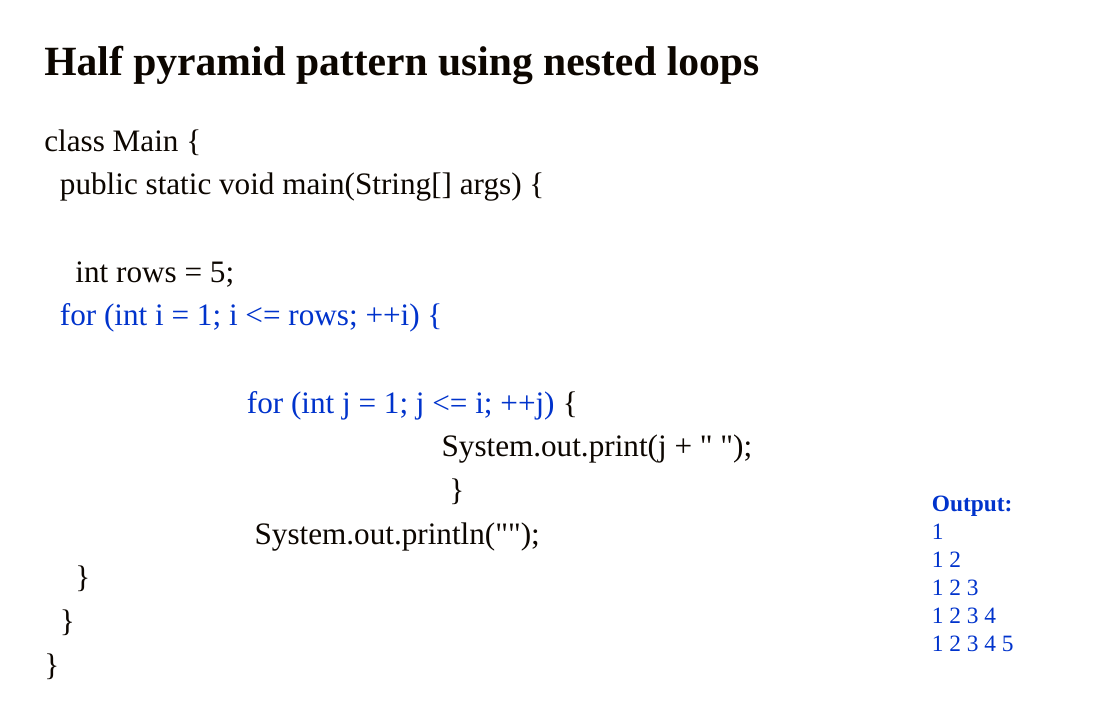
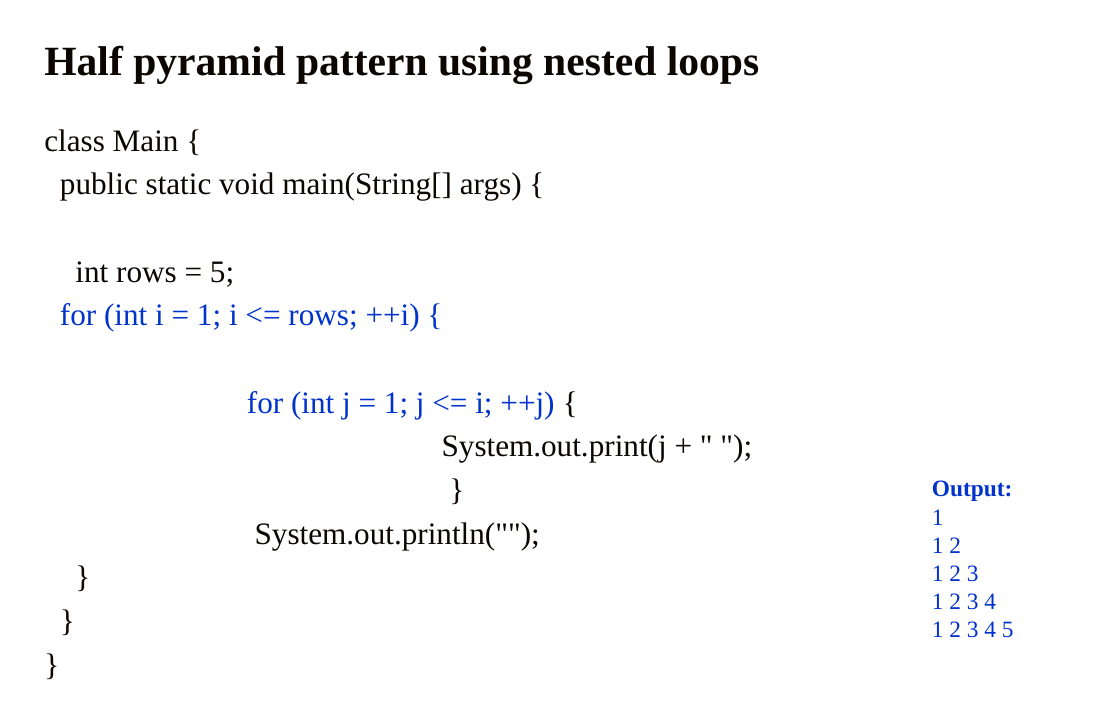
Before and after one commit to sandeepsomavarapu/Java_Fullstack_02_Nov_2023, a slide deck: slide 37 of 4 Condtional statements.pptx. Drawn at 1120x702 pixels with LibreOffice and Linux fonts; fonts in the diff are those of the drawing; background and template pictures are left out. Boxes give left, top, right and bottom in pixels: in the first picture for what was removed or moved away, otherwise in the second. Text is boxed around its words. In the diff, an @@ line names an element or a change of style, - is before the commit and + after.

```diff
--- a/4 Condtional statements.pptx
+++ b/4 Condtional statements.pptx
@@ text "Output:": place and size @@
-text "Output:" at <box>932,495,1014,652</box>
+text "Output:" at <box>932,480,1014,638</box>
```
Also in this commit, not shown: 1 other slide changed, 4 other files.
